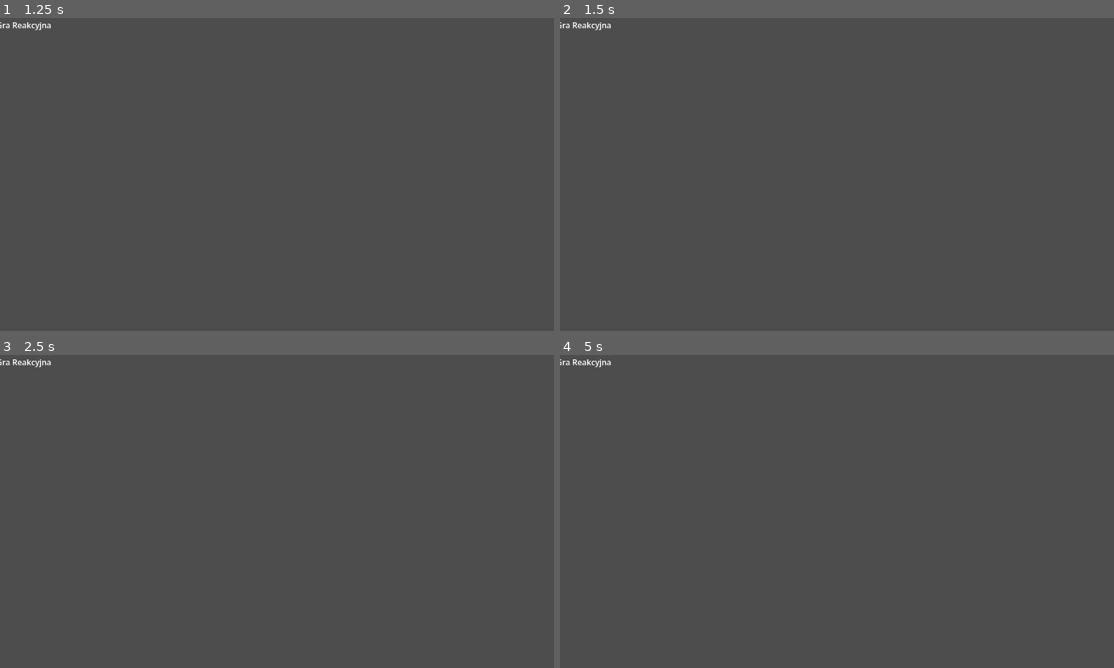
Above: before the commit, frames 1-4 (two rows, left to right).
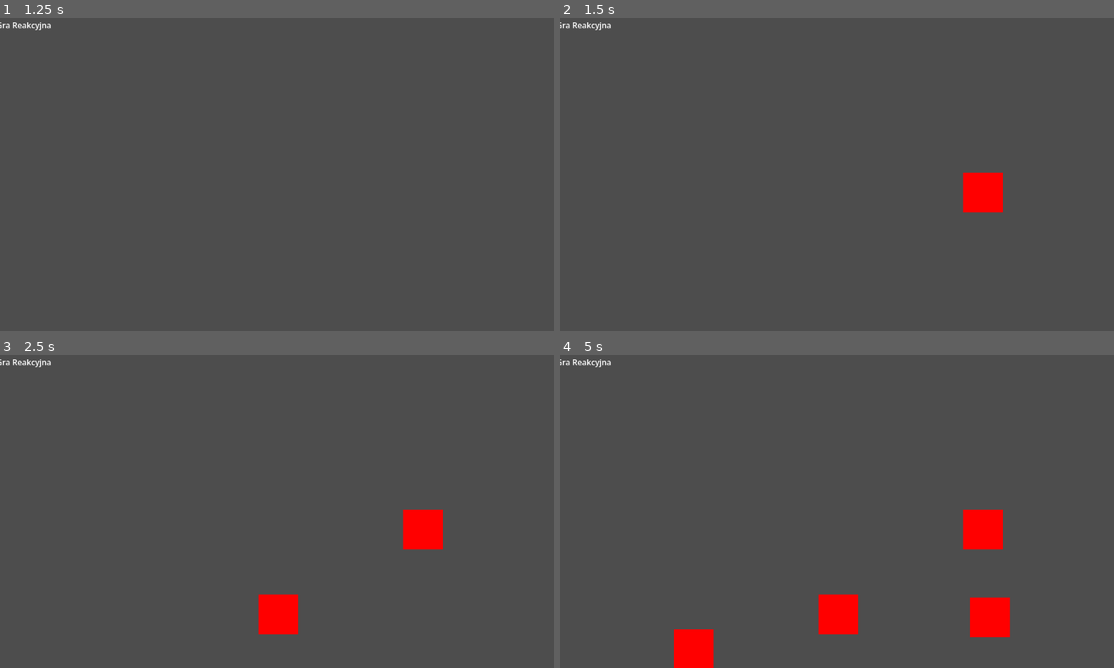
Above: after the commit, the same moments.

Repository: XMefilesX/Rehagame
Game: Godot game, scene res://main.tscn
Two runs of this game, one before a commit and one after it. Both use one fixed random seed, a clock stepped at 60 frames per second and the inputs below.
Inputs (mouse positions are in pixels of both pictures, inside the frame that each line leads up to):
- Up to frame 1 (1.25 s): click "▶ Start" at 0.5 s
- Up to frame 2 (1.5 s): tap Enter at 1.25, 1.35 s; move the mouse to (969, 152) at 1.27 s; click (969, 152) at 1.42 s
- Up to frame 3 (2.5 s): tap Space at 2 s; move the mouse to (171, 524) at 2.02 s; tap Keypad Enter at 2.1 s; click (171, 524) at 2.17 s
- Up to frame 4 (5 s): tap Enter at 2.75, 4.25, 4.35 s; move the mouse to (903, 436) at 2.77 s; hold Shift 2.78-3.53 s; click (903, 436) at 2.92 s; tap Space at 3.5 s; move the mouse to (820, 570) at 3.52 s; tap Ctrl at 3.6 s; click (820, 570) at 3.67 s; move the mouse to (1019, 555) at 4.27 s; click (1019, 555) at 4.42 s

Frame 1 is identical in both runs. In frame 2, 0.9% of the frame differs, in the area x 72-80%, y 49-63%; in frame 3, 1.9%; in frame 4, 3.7%, in the area x 20-82%, y 49-100%.
Error before the commit: Trying to assign value of type 'Node2D' to a variable of type 'target.gd'. (res://main.gd:96)

Commit message:
wersja 3.2

Diff:
--- a/target.tscn
+++ b/target.tscn
@@ -5,15 +5,13 @@
 [sub_resource type="RectangleShape2D" id="RectangleShape2D_e1yvt"]
 size = Vector2(80, 80)
 
-[node name="Target" type="Node2D" unique_id=328927553]
-
-[node name="Area2D" type="Area2D" parent="." unique_id=2007281362]
+[node name="Target" type="Area2D" unique_id=328927553]
 script = ExtResource("1_t2jmu")
 
-[node name="CollisionShape2D" type="CollisionShape2D" parent="Area2D" unique_id=1320086893]
+[node name="CollisionShape2D" type="CollisionShape2D" parent="." unique_id=1320086893]
 shape = SubResource("RectangleShape2D_e1yvt")
 
-[node name="ColorRect" type="ColorRect" parent="Area2D" unique_id=158331593]
+[node name="ColorRect" type="ColorRect" parent="." unique_id=158331593]
 custom_minimum_size = Vector2(80, 80)
 anchors_preset = -1
 offset_left = -40.0
@@ -22,6 +20,6 @@
 offset_bottom = 40.0
 color = Color(1, 0, 0, 1)
 
-[connection signal="input_event" from="Area2D" to="Area2D" method="_on_input_event"]
-[connection signal="mouse_entered" from="Area2D" to="Area2D" method="_on_mouse_entered"]
-[connection signal="mouse_exited" from="Area2D" to="Area2D" method="_on_mouse_exited"]
+[connection signal="input_event" from="." to="." method="_on_input_event"]
+[connection signal="mouse_entered" from="." to="." method="_on_mouse_entered"]
+[connection signal="mouse_exited" from="." to="." method="_on_mouse_exited"]
